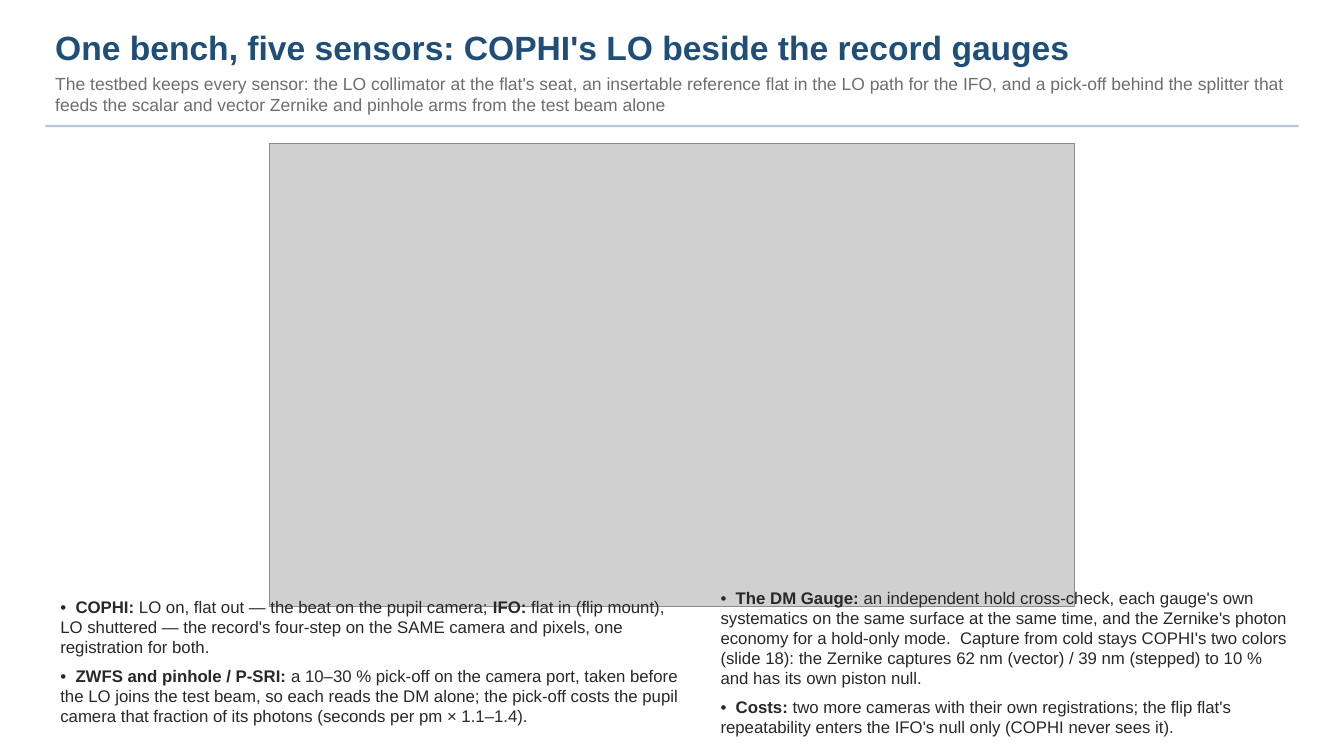
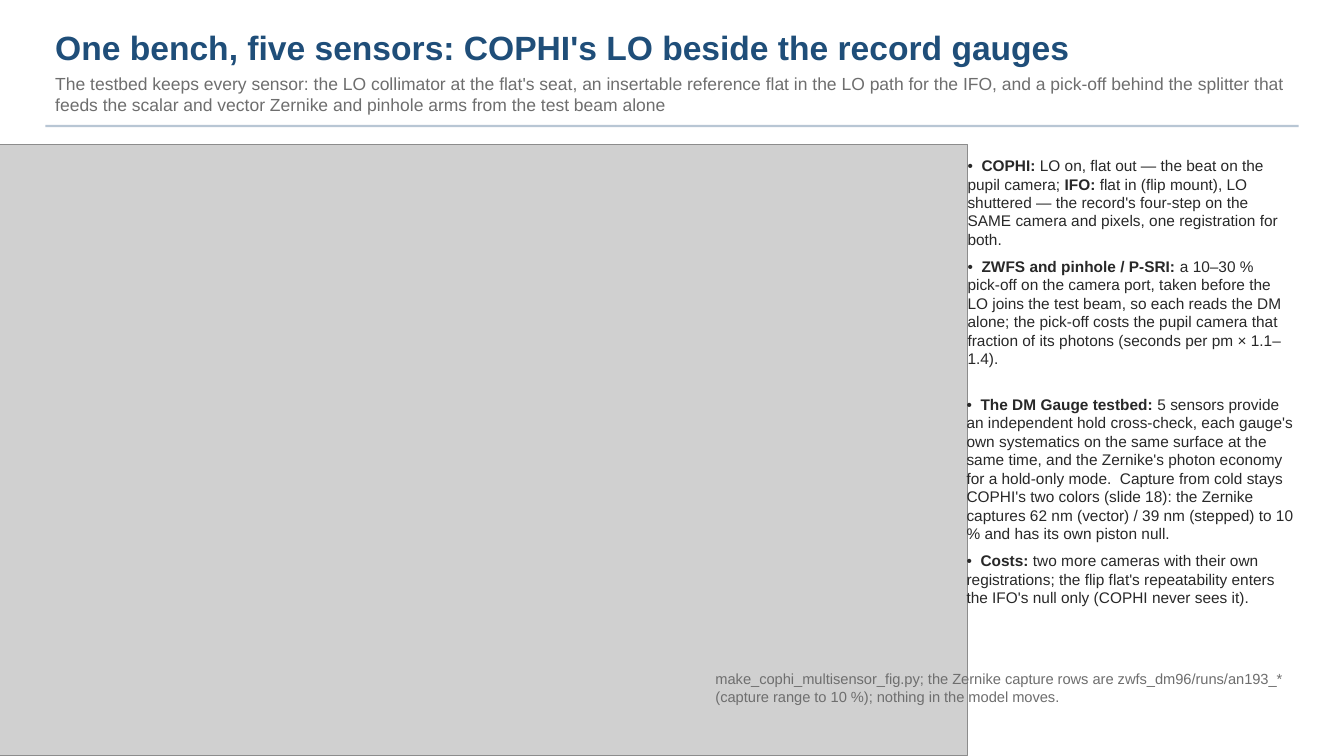
Before and after one commit to nasa-jpl/macos, a slide deck: slide 19 of demo_session/deck_cophi.pptx. Drawn at 1344x756 pixels with LibreOffice and Linux fonts; fonts in the diff are those of the drawing; grey boxes stand for pictures. Boxes give left, top, right and bottom in pixels: in the first picture for what was removed or moved away, otherwise in the second. Text is boxed around its words. In the diff, an @@ line names an element or a change of style, - is before the commit and + after.

```diff
--- a/demo_session/deck_cophi.pptx
+++ b/demo_session/deck_cophi.pptx
@@ picture: place and size @@
-picture at [270,143,1075,607]
+picture at [0,144,968,756]
@@ text "• COPHI: LO on, flat ...": place and size @@
-text "• COPHI: LO on, flat ..." at [60,601,678,726]
+text "• COPHI: LO on, flat ..." at [968,160,1281,368]
@@ text "• COPHI: LO on, flat ..." at [968,160,1281,368]: size 12 to 11 pt @@
@@ text "• The DM Gauge testbed: ...": place and size @@
-text "• The DM Gauge testbed: ..." at [721,590,1287,737]
+text "• The DM Gauge testbed: ..." at [967,399,1293,607]
@@ text at [967,399,1293,543]: text changed; size 12 to 11 pt @@
-• The DM Gauge: an independent hold cross-check, each gauge's own systematics on the same surface at the same time, and the Zernike's photon economy for a hold-only mode. Capture from cold stays COPHI's two colors (slide 18): the Zernike captures 62 nm (vector) / 39 nm (stepped) to 10 % and has its own piston null.
+• The DM Gauge testbed: 5 sensors provide an independent hold cross-check, each gauge's own systematics on the same surface at the same time, and the Zernike's photon economy for a hold-only mode. Capture from cold stays COPHI's two colors (slide 18): the Zernike captures 62 nm (vector) / 39 nm (stepped) to 10 % and has its own piston null.
@@ text at [967,555,1275,607]: size 12 to 11 pt in "• Costs: two more cameras with their ..." @@
@@ text added at [715,673,1283,705], 10.5 pt, text #6E6E6E @@
+make_cophi_multisensor_fig.py; the Zernike capture rows are zwfs_dm96/runs/an193_* (capture range to 10 %); nothing in the model moves.
```
Also in this commit, not shown: 1 other slide changed, 4 other files.
